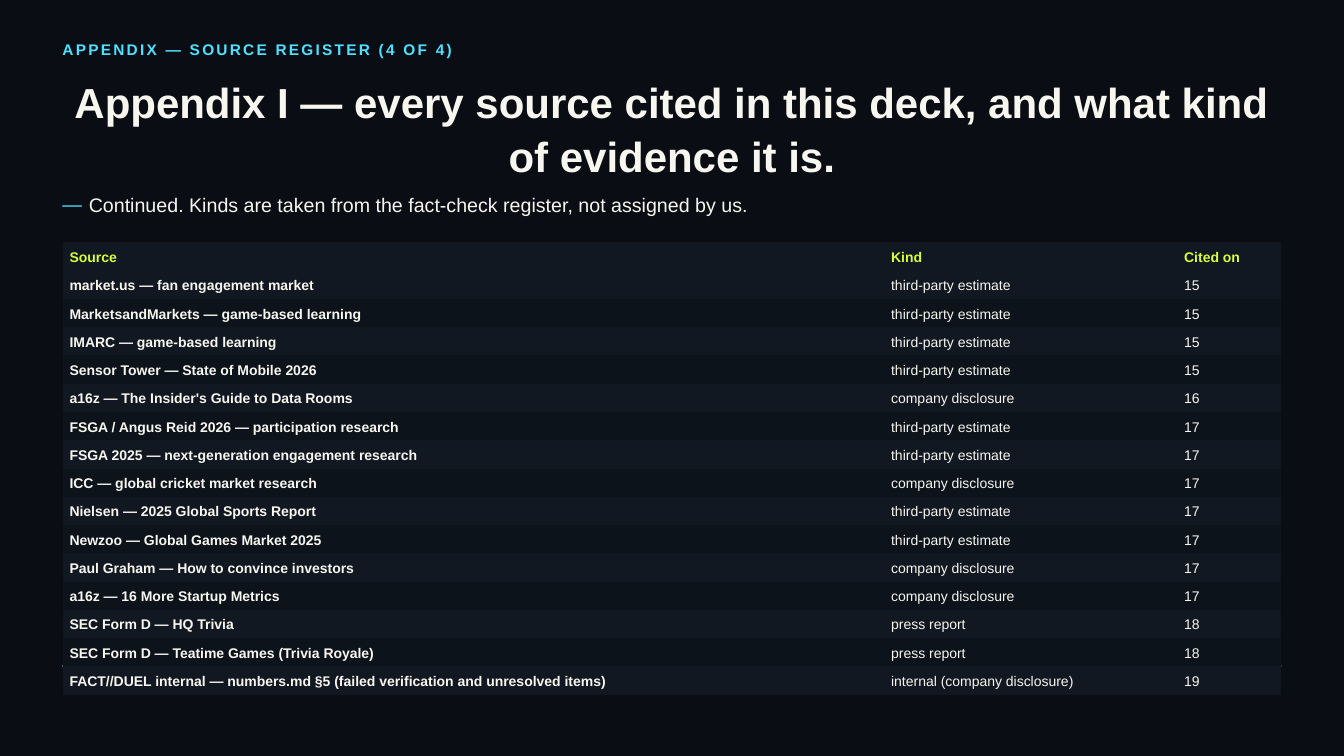
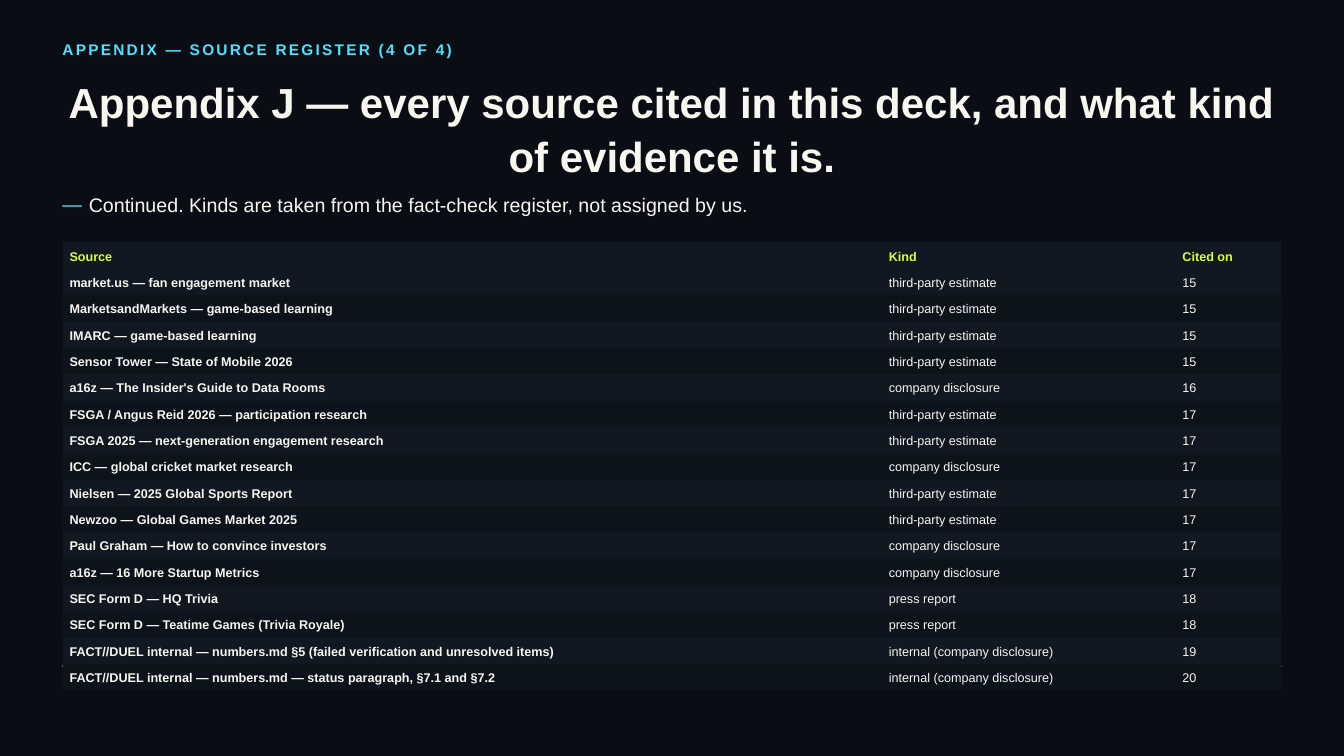
Before and after one commit to occult-kranti/fact-duel, a slide deck: slide 27 of public/product/investor/factduel-seed-deck.pptx (slide 26 before the commit). Drawn at 1344x756 pixels with LibreOffice and Linux fonts; fonts in the diff are those of the drawing. Boxes give left, top, right and bottom in pixels: in the first picture for what was removed or moved away, otherwise in the second. Text is boxed around its words. In the diff, an @@ line names an element or a change of style, - is before the commit and + after.

```diff
--- a/public/product/investor/factduel-seed-deck.pptx
+++ b/public/product/investor/factduel-seed-deck.pptx
@@ title at bbox=[69, 87, 1274, 173]: text changed @@
-Appendix I — every source cited in this deck, and what kind of evidence it is.
+Appendix J — every source cited in this deck, and what kind of evidence it is.
@@ table at bbox=[63, 243, 1281, 689] @@
+row 17: FACT//DUEL internal — numbers.md — status paragraph, §7.1 and §7.2 | internal (company disclosure) | 20
```
Also in this commit, not shown: 16 other slides changed, 1 slide added, 5 other files.
